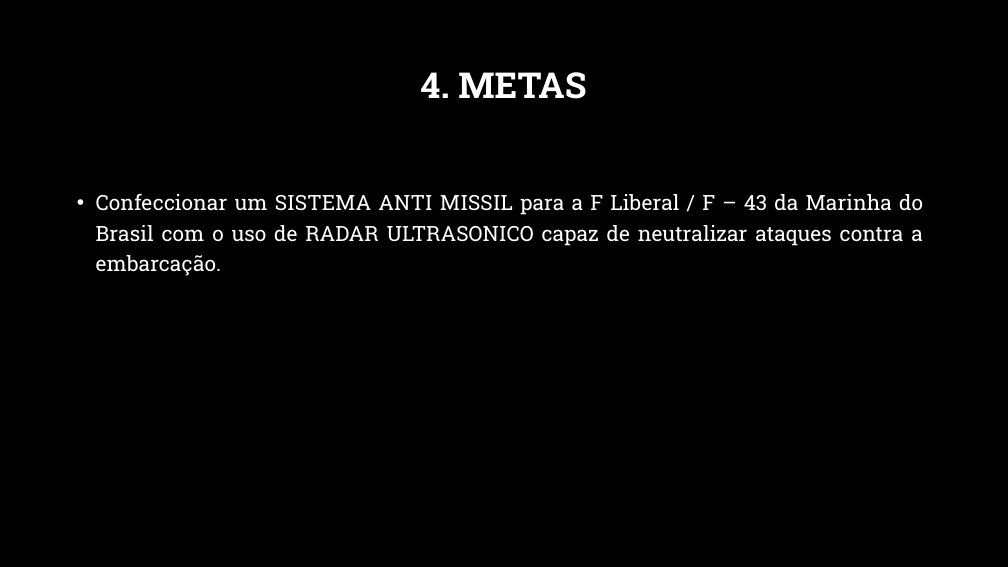
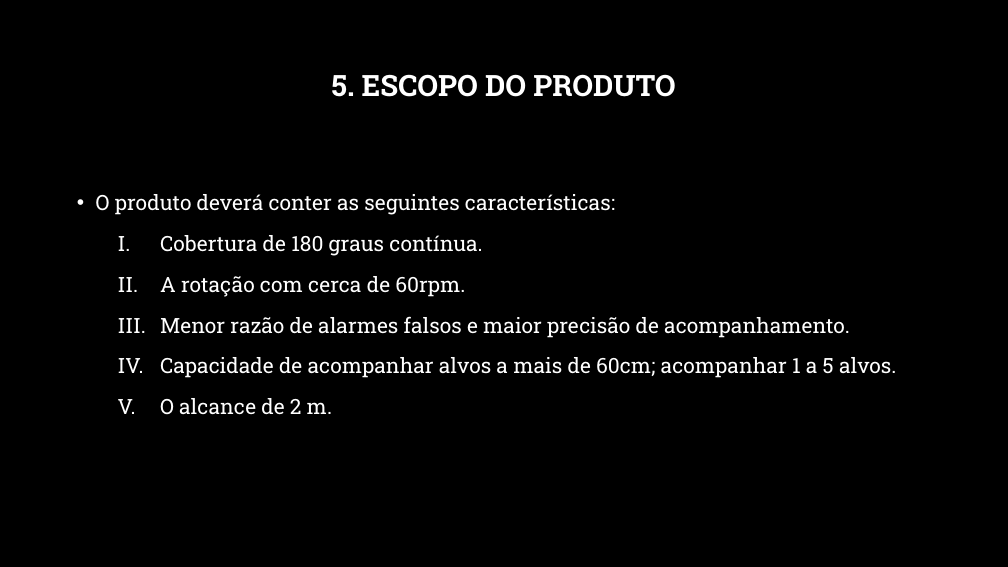
Before and after one commit to Thiarlleson/ProjetoSistemaEmbarcado, a slide deck: slide 6 of Radar_Ultrasonico.pptx. Drawn at 1008x567 pixels with LibreOffice and Linux fonts; fonts in the diff are those of the drawing; background and template pictures are left out. Boxes give left, top, right and bottom in pixels: in the first picture for what was removed or moved away, otherwise in the second. Text is boxed around its words. In the diff, an @@ line names an element or a change of style, - is before the commit and + after.

Commit message:
alteracoes e inclusao do eap e escopo

```diff
--- a/Radar_Ultrasonico.pptx
+++ b/Radar_Ultrasonico.pptx
@@ title at box(331, 74, 675, 97): text changed; size 34 to 28 pt @@
-4. METAS
+5. ESCOPO DO PRODUTO
@@ text at box(96, 194, 896, 415): text changed @@
-• Confeccionar um SISTEMA ANTI MISSIL para a F Liberal / F – 43 da Marinha do Brasil com o uso de RADAR ULTRASONICO capaz de neutralizar ataques contra a embarcação.
+• O produto deverá conter as seguintes características:
+I. Cobertura de 180 graus contínua.
+II. A rotação com cerca de 60rpm.
+III. Menor razão de alarmes falsos e maior precisão de acompanhamento.
+IV. Capacidade de acompanhar alvos a mais de 60cm; acompanhar 1 a 5 alvos.
+V. O alcance de 2 m.
```
Also in this commit, not shown: 6 other slides changed, 4 slides added, 7 slides removed, 3 other files.
